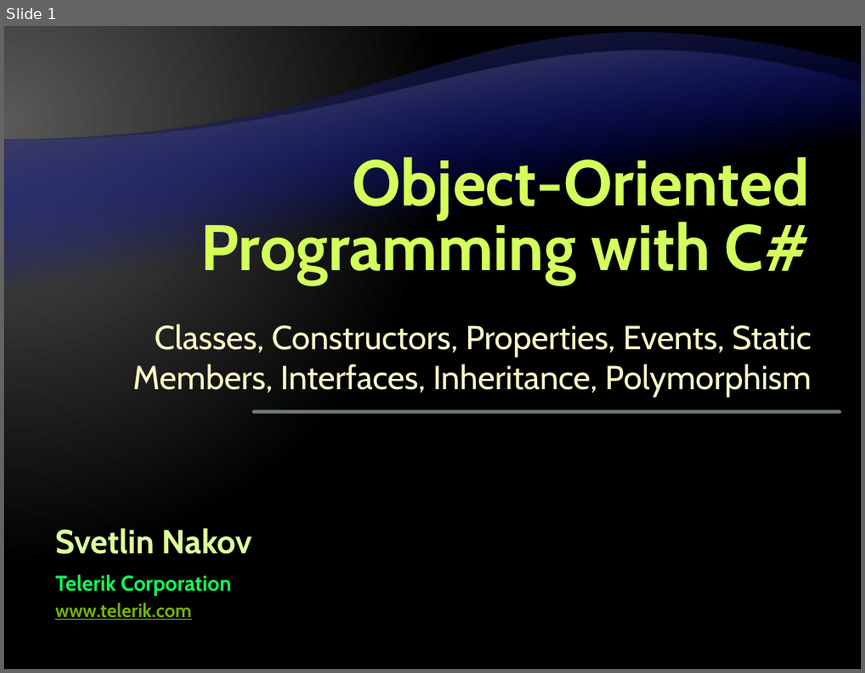
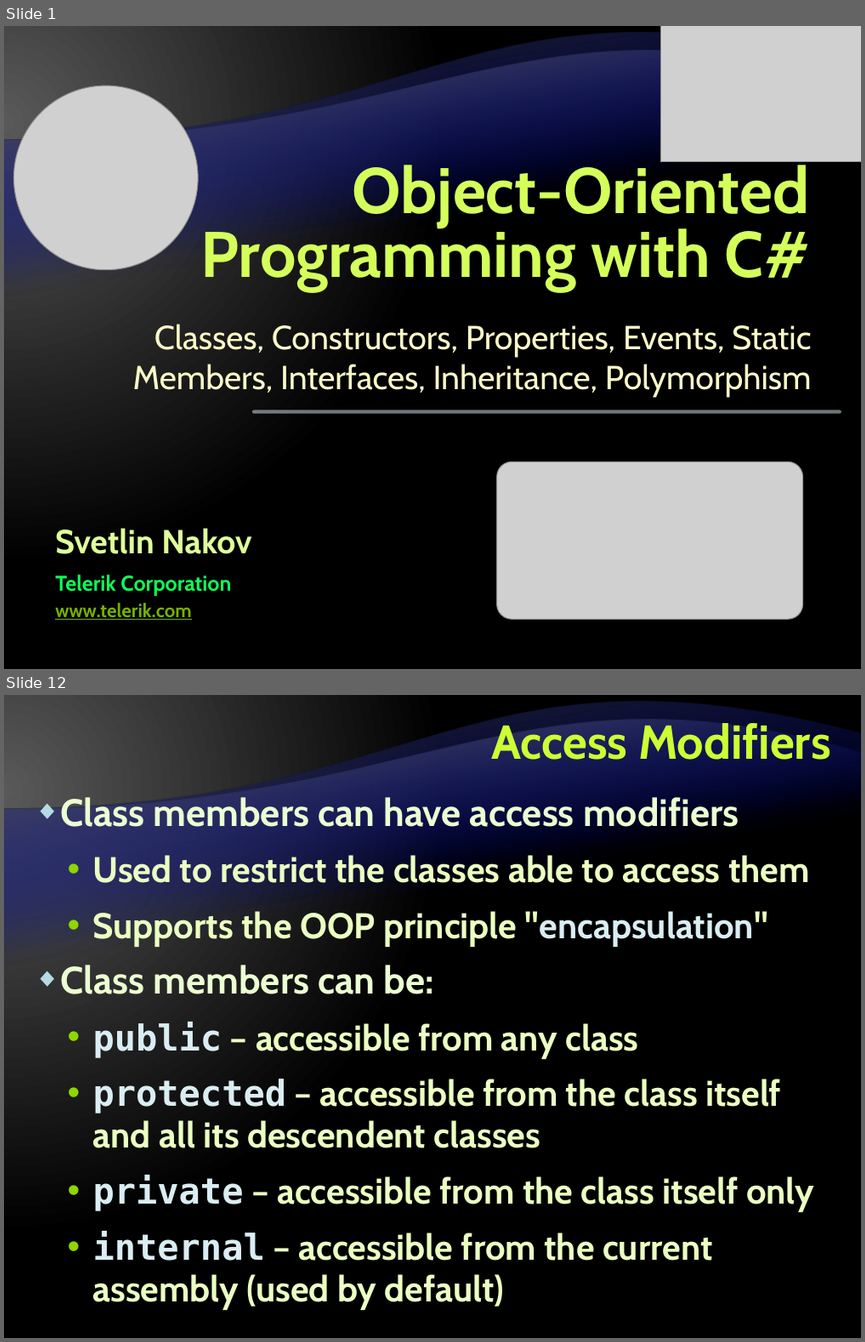
Before and after one commit to Graveheart/aspnetcourse, a slide deck: lectures/4. Object-Oriented Programming with C#.pptx. Shown one above the other, each under a label of ours: slide 1 before the commit, slides 1 and 12 after it; the slides between them are not shown. The pictures are 865x673 and 865x1342 pixels, drawn with LibreOffice and Linux fonts; fonts in the diff are those of the drawing; grey boxes stand for pictures; background and template pictures are left out. Boxes give left, top, right and bottom in pixels: in the first picture for what was removed or moved away, otherwise in the second. Text is boxed around its words. In the diff, an @@ line names an element or a change of style, - is before the commit and + after.

```diff
--- a/lectures/4. Object-Oriented Programming with C#.pptx
+++ b/lectures/4. Object-Oriented Programming with C#.pptx
@@ slide 12 added at (4,695,861,1338), background gradient #595959 to #000000; not listed: 2 template elements that a slide beside it also shows @@
@@ title added at (491,719,831,760), 40 pt, text #CCFF33, bold @@
+Access Modifiers
@@ text added at (60,794,814,1310), 30 pt, text #EBFFC2, bold @@
+◆ Class members can have access modifiers
+  • Used to restrict the classes able to access them
+  • Supports the OOP principle "encapsulation"
+◆ Class members can be:
+  • public – accessible from any class
+  • protected – accessible from the class itself and all its descendent classes
+  • private – accessible from the class itself only
+  • internal – accessible from the current assembly (used by default)
@@ slide 1 changed as well @@
@@ picture added at (660,26,861,161) @@
@@ picture added at (4,76,207,280) @@
@@ title "Object-Oriented Programming with C#": place and size @@
-title "Object-Oriented Programming with C#" at (201,152,810,284)
+title "Object-Oriented Programming with C#" at (201,159,810,291)
@@ picture added at (497,461,802,618) @@
```
Also in this commit, not shown: 86 other slides added, 2 slides removed, 1 other file.
